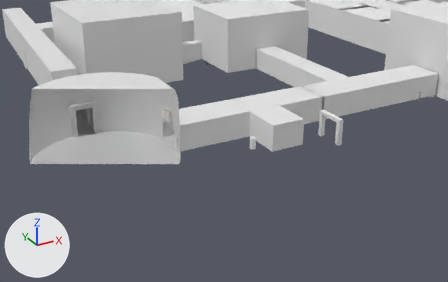
The Blender file Assets/Scenes/Asylum.blend as it was, and as the next commit left it.
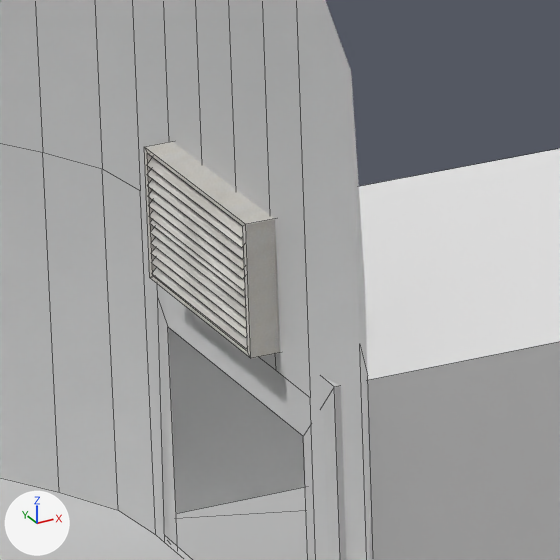
Each version appears first from a 50 mm camera at (-39.7, -62.3, 29.2) aimed at (-6.4, -1.9, -1.0), and next in a close-up on the part from 33% to 44% of the width and 33% to 50% of the height. Every picture has the same lights, and +X, +Y and +Z are marked at lower left. The close-ups show mesh edges as thin lines. Everything nearer to the camera than a plane just in front of the edit is cut away.
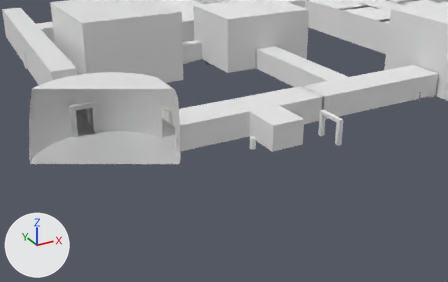
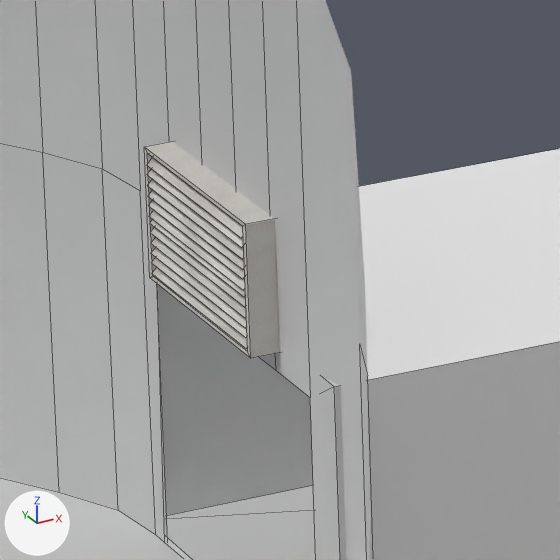
Commit message: Small changes to the asylum scene

What differs and where, as boxes [x1, y1, x2, y2] in the close-ups (560 x 560 px; the box of a moved part takes in the faces that stretch with it):
part 1 of me_cube_004, moved or reshaped
    before: [157, 284, 340, 560]
    after: [158, 324, 340, 560]

Diff of the bpy script that builds the scene:
```diff
--- a/Assets/Scenes/Asylum.blend.py
+++ b/Assets/Scenes/Asylum.blend.py
@@ me_cube_004 @@
 me_cube_004.from_pydata(...)  # 45 vertices, 25 faces; spans x -12.5..8.9, y -11.4..-1.1, z -2.4..1.7
 # used by ob_cube_001; location = (0.0, 5.31, 0.0)
-me_cube_004.vertices[36].co = (-12.1, -1.9, -1.7)
-me_cube_004.vertices[37].co = (-12.1, -5.3, -1.7)
-me_cube_004.vertices[38].co = (-12.1, -1.9, 0.8)  # pixel (167, 326)
-me_cube_004.vertices[39].co = (-12.1, -5.3, 0.8)  # pixel (303, 436)
+# me_cube_004 part 1
+me_cube_004.vertices[36].co = (-12.1, -1.7, -1.7)
+me_cube_004.vertices[37].co = (-12.1, -5.6, -1.7)
+me_cube_004.vertices[38].co = (-12.1, -1.7, 1.4)
+me_cube_004.vertices[39].co = (-12.1, -5.6, 1.4)
 me_cube_004.materials.append(mat_material)
```
